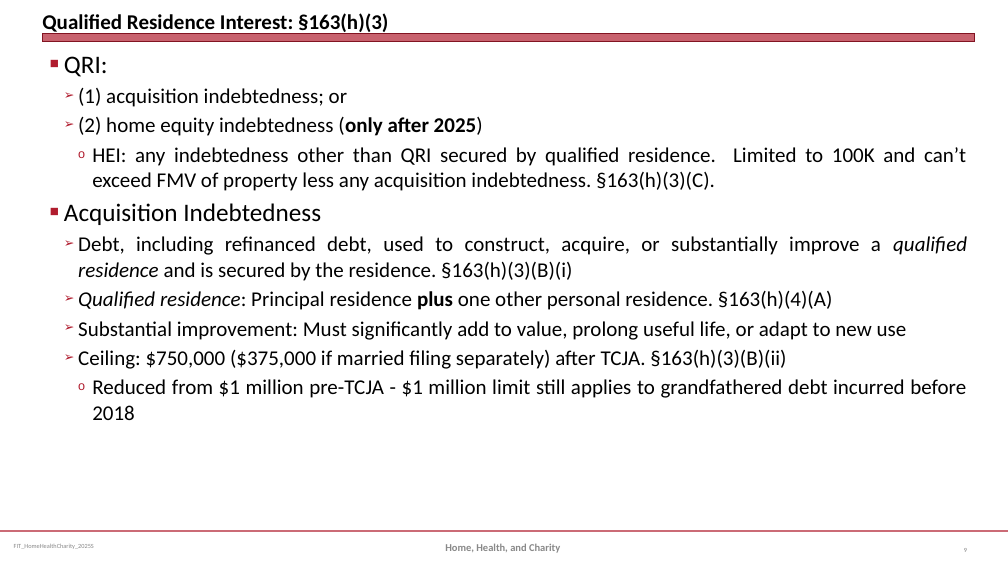
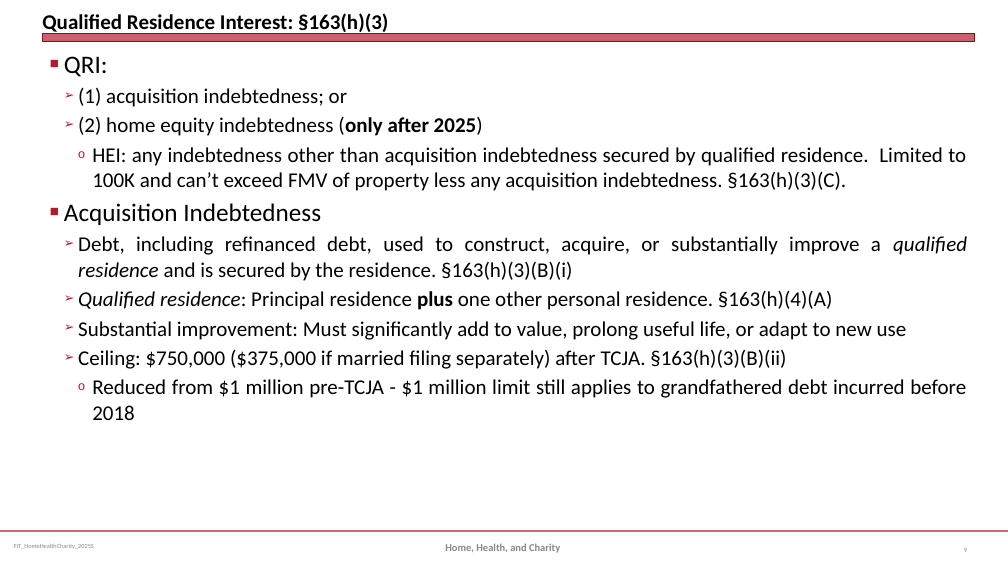
Before and after one commit to jmc877/Fed-Income-Tax, a slide deck: slide 9 of slides/FIT_HomeHealthCharity_2025S.pptx. Drawn at 1008x567 pixels with LibreOffice and Linux fonts; fonts in the diff are those of the drawing. Boxes give left, top, right and bottom in pixels: in the first picture for what was removed or moved away, otherwise in the second. Text is boxed around its words. In the diff, an @@ line names an element or a change of style, - is before the commit and + after.

```diff
--- a/slides/FIT_HomeHealthCharity_2025S.pptx
+++ b/slides/FIT_HomeHealthCharity_2025S.pptx
@@ text at box(92, 147, 966, 191): text changed @@
-    o HEI: any indebtedness other than QRI secured by qualified residence. Limited to 100K and can’t exceed FMV of property less any acquisition indebtedness. §163(h)(3)(C).
+    o HEI: any indebtedness other than acquisition indebtedness secured by qualified residence. Limited to 100K and can’t exceed FMV of property less any acquisition indebtedness. §163(h)(3)(C).
```
Also in this commit, not shown: 5 other slides changed, 9 slides added, 2 other files.
